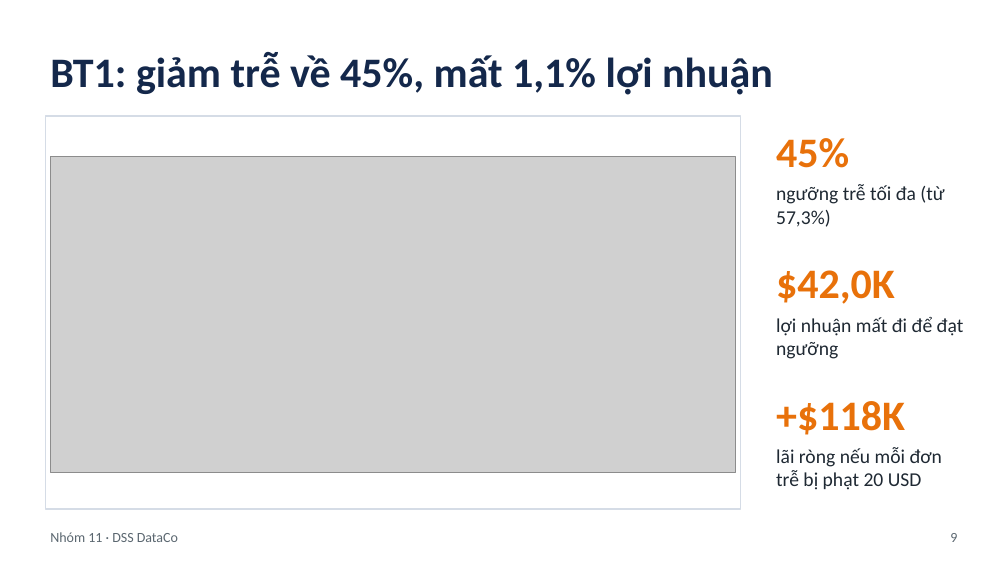
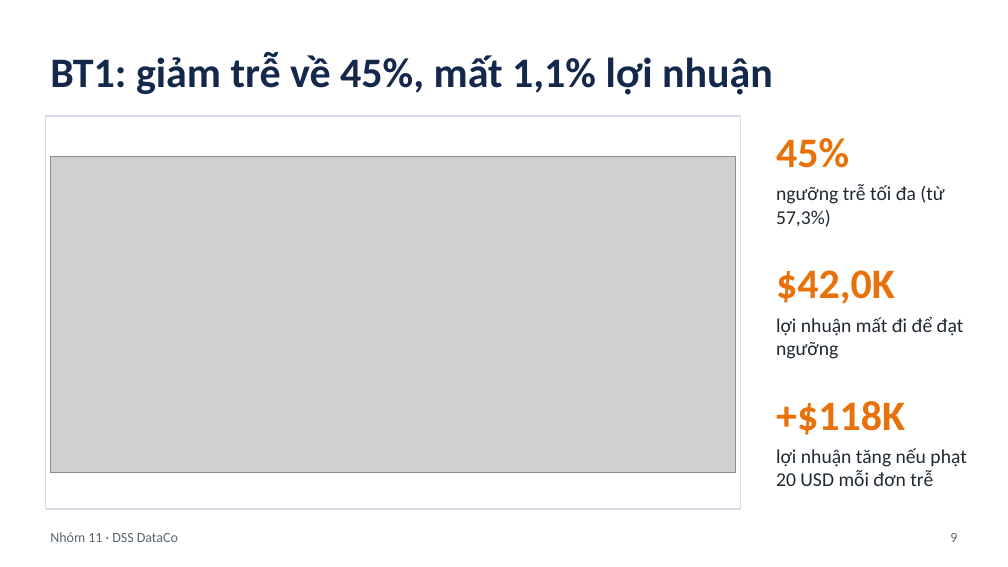
Before and after one commit to ThanhDuonghcmut/DSS, a slide deck: slide 9 of MaNhom_TrinhBay.pptx. Drawn at 1008x567 pixels with LibreOffice and Linux fonts; fonts in the diff are those of the drawing; grey boxes stand for pictures. Boxes give left, top, right and bottom in pixels: in the first picture for what was removed or moved away, otherwise in the second. Text is boxed around its words. In the diff, an @@ line names an element or a change of style, - is before the commit and + after.

Commit message:
docs: sửa chú thích slide 9 để +118K đúng nghĩa là mức tăng lợi nhuận so với hiện tại

```diff
--- a/MaNhom_TrinhBay.pptx
+++ b/MaNhom_TrinhBay.pptx
@@ text at (x1=776, y1=448, x2=966, y2=486): text changed @@
-lãi ròng nếu mỗi đơn trễ bị phạt 20 USD
+lợi nhuận tăng nếu phạt 20 USD mỗi đơn trễ
```
